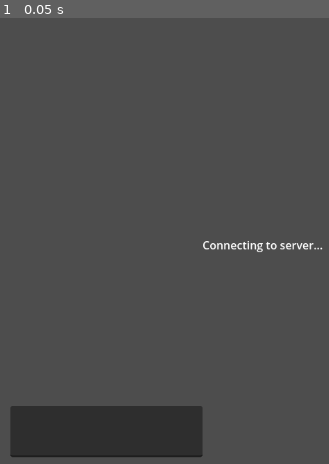
Above: before the commit, frame 1.
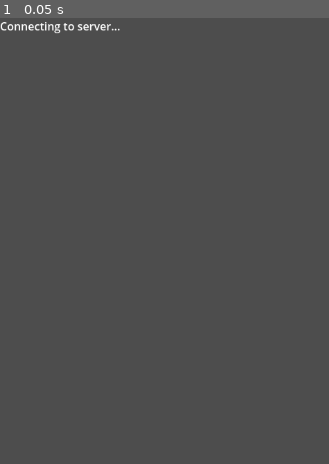
Above: after the commit, the same moment.

Repository: GuruOrGoru/mmo
Game: Godot game, scene res://main.tscn
Two runs of this game, one before a commit and one after it. Both use one fixed random seed, a clock stepped at 60 frames per second and the inputs below.
Inputs:
- Up to frame 1 (0.05 s): no input

The runs differ from the first frame. In frame 1, 7.3% of the frame differs, in the area x 0-98%, y 0-99%.

Commit message:
Add state management on both client and server

Diff:
--- /dev/null
+++ b/client/game_manager.gd
@@ -0,0 +1,24 @@
+extends Node
+
+enum State {
+	ENTERED,
+	INGAME,
+}
+
+var _state_scenes: Dictionary[State, String] = {
+	State.ENTERED: "res://states/entered/entered.tscn",
+	State.INGAME: "res://states/ingame/ingame.tscn",
+}
+
+var client_id: int
+var _current_scene_root: Node
+
+# Setting state inside the client
+func set_state(state: State) -> void:
+	if _current_scene_root != null:
+		_current_scene_root.queue_free()
+
+	var scene: PackedScene = load(_state_scenes[state])
+
+	_current_scene_root = scene.instantiate()
+	add_child(_current_scene_root)
--- a/client/main.gd
+++ b/client/main.gd
@@ -1,45 +1,4 @@
 extends Node
 
-const packets := preload("res://packets.gd")
-@onready var _log: Log = $Log
-@onready var _line_edit: LineEdit = $LineEdit
-
 func _ready() -> void:
-	WS.connected_to_server.connect(_on_ws_connected_to_server)
-	WS.connection_closed.connect(_on_ws_connection_closed)
-	WS.packet_received.connect(_on_ws_packet_received)
-	_line_edit.text_submitted.connect(_on_line_edit_text_submitted)
-	_log.info("Connecting to server...")
-	WS.connect_to_url("ws://127.0.0.1:8414/ws")
-
-func _on_ws_connected_to_server() -> void:
-	_log.success("Connected Succesfully!")
-
-func _on_ws_connection_closed() -> void:
-	_log.warning("Connection closed")
-
-func _on_ws_packet_received(packet: packets.Packet) -> void:
-	var sender_id := packet.get_sender_id()
-	if packet.has_id_msg():
-		_handle_id_msg(sender_id, packet.get_id_msg())
-	elif packet.has_chat_msg():
-		_handle_chat_msg(sender_id, packet.get_chat_msg())
-
-func _handle_id_msg(sender_id: int, id_msg: packets.IdMessage) -> void:
-	var client_id := id_msg.get_id()
-	_log.info("Received client ID: %d" % client_id)
-
-func _handle_chat_msg(sender_id: int, chat_msg: packets.ChatMessage) -> void:
-	_log.chat("Client %d" % sender_id, chat_msg.get_msg())
-
-func _on_line_edit_text_submitted(text: String) -> void:
-	var packet := packets.Packet.new()
-	var chat_msg := packet.new_chat_msg()
-	chat_msg.set_msg(text)
-
-	var err := WS.send(packet)
-	if err:
-		_log.error("Error sending chat message")
-	else:
-		_log.chat("You", text)
-	_line_edit.text = ""
+	GameManager.set_state(GameManager.State.ENTERED)
--- a/client/main.tscn
+++ b/client/main.tscn
@@ -1,7 +1,6 @@
-[gd_scene load_steps=3 format=3 uid="uid://do723hs613s4o"]
+[gd_scene load_steps=2 format=3 uid="uid://do723hs613s4o"]
 
 [ext_resource type="Script" uid="uid://cyrbc6yxt03a4" path="res://main.gd" id="1_ig7tw"]
-[ext_resource type="Script" uid="uid://c8bxtyf0f5gc0" path="res://classes/logs/log.gd" id="2_0xm2m"]
 
 [node name="Main" type="Control"]
 layout_mode = 3
@@ -12,19 +11,3 @@
 grow_horizontal = 2
 grow_vertical = 0
 script = ExtResource("1_ig7tw")
-
-[node name="Log" type="RichTextLabel" parent="."]
-layout_mode = 0
-offset_left = 292.0
-offset_top = -332.0
-offset_right = 1123.0
-offset_bottom = -37.0
-script = ExtResource("2_0xm2m")
-metadata/_custom_type_script = "uid://c8bxtyf0f5gc0"
-
-[node name="LineEdit" type="LineEdit" parent="."]
-layout_mode = 0
-offset_left = 15.0
-offset_top = -88.0
-offset_right = 292.0
-offset_bottom = -14.0
--- a/client/project.godot
+++ b/client/project.godot
@@ -19,6 +19,7 @@
 [autoload]
 
 WS="*res://ws_client.gd"
+GameManager="*res://game_manager.gd"
 
 [display]
 
@@ -26,7 +27,7 @@
 
 [editor_plugins]
 
-enabled=PackedStringArray("res://addons/protobuf/plugin.cfg")
+enabled=PackedStringArray("res://addons/protobuf/plugin.cfg", "res://addons/wakatime/plugin.cfg")
 
 [rendering]
 
--- /dev/null
+++ b/client/states/entered/entered.gd
@@ -0,0 +1,26 @@
+extends Node
+
+const packets := preload("res://packets.gd")
+@onready var _log: Log = $UI/Log
+
+func _ready() -> void:
+	WS.connected_to_server.connect(_on_ws_connected_to_server)
+	WS.connection_closed.connect(_on_ws_connection_closed)
+	WS.packet_received.connect(_on_ws_packet_received)
+	_log.info("Connecting to server...")
+	WS.connect_to_url("ws://127.0.0.1:8414/ws")
+
+func _on_ws_connected_to_server() -> void:
+	_log.success("Connected Succesfully!")
+
+func _on_ws_connection_closed() -> void:
+	_log.warning("Connection closed")
+
+func _on_ws_packet_received(packet: packets.Packet) -> void:
+	var sender_id := packet.get_sender_id()
+	if packet.has_id_msg():
+		_handle_id_msg(sender_id, packet.get_id_msg())
+
+func _handle_id_msg(sender_id: int, id_msg: packets.IdMessage) -> void:
+	GameManager.client_id = id_msg.get_id()
+	GameManager.set_state(GameManager.State.INGAME)
--- /dev/null
+++ b/client/states/entered/entered.tscn
@@ -0,0 +1,18 @@
+[gd_scene load_steps=3 format=3 uid="uid://dh5d8gsduaat7"]
+
+[ext_resource type="Script" uid="uid://cd30jlyh7kea2" path="res://states/entered/entered.gd" id="1_ltgjr"]
+[ext_resource type="Script" uid="uid://c8bxtyf0f5gc0" path="res://classes/logs/log.gd" id="2_cjx30"]
+
+[node name="Entered" type="Node"]
+script = ExtResource("1_ltgjr")
+
+[node name="UI" type="CanvasLayer" parent="."]
+
+[node name="Log" type="RichTextLabel" parent="UI"]
+anchors_preset = 15
+anchor_right = 1.0
+anchor_bottom = 1.0
+grow_horizontal = 2
+grow_vertical = 2
+script = ExtResource("2_cjx30")
+metadata/_custom_type_script = "uid://c8bxtyf0f5gc0"
--- /dev/null
+++ b/client/states/ingame/ingame.gd
@@ -0,0 +1,36 @@
+extends Node
+
+const packets := preload("res://packets.gd")
+@onready var _log: Log = $UI/Log
+@onready var _line_edit: LineEdit = $UI/LineEdit
+
+
+func _ready() -> void:
+	WS.connection_closed.connect(_on_ws_connection_closed)
+	WS.packet_received.connect(_on_ws_packet_received)
+	_line_edit.text_submitted.connect(_on_line_edit_text_submitted)
+
+func _on_ws_connection_closed() -> void:
+	_log.warning("Connection closed")
+
+func _on_ws_packet_received(packet: packets.Packet) -> void:
+	var sender_id := packet.get_sender_id()
+	if packet.has_chat_msg():
+		_handle_chat_msg(sender_id, packet.get_chat_msg())
+
+
+func _handle_chat_msg(sender_id: int, chat_msg: packets.ChatMessage) -> void:
+	_log.chat("Client %d" % sender_id, chat_msg.get_msg())
+
+
+func _on_line_edit_text_submitted(text: String) -> void:
+	var packet := packets.Packet.new()
+	var chat_msg := packet.new_chat_msg()
+	chat_msg.set_msg(text)
+
+	var err := WS.send(packet)
+	if err:
+		_log.error("Error sending chat message")
+	else:
+		_log.chat("You", text)
+	_line_edit.text = ""
--- /dev/null
+++ b/client/states/ingame/ingame.tscn
@@ -0,0 +1,32 @@
+[gd_scene load_steps=3 format=3 uid="uid://syj0gdd0lnao"]
+
+[ext_resource type="Script" uid="uid://0m60q35fe1p1" path="res://states/ingame/ingame.gd" id="1_0uskn"]
+[ext_resource type="Script" uid="uid://c8bxtyf0f5gc0" path="res://classes/logs/log.gd" id="2_q22go"]
+
+[node name="Ingame" type="Node"]
+script = ExtResource("1_0uskn")
+
+[node name="UI" type="CanvasLayer" parent="."]
+
+[node name="LineEdit" type="LineEdit" parent="UI"]
+anchors_preset = 2
+anchor_top = 1.0
+anchor_bottom = 1.0
+offset_left = 9.0
+offset_top = -54.0
+offset_right = 362.0
+offset_bottom = -23.0
+grow_vertical = 0
+
+[node name="Log" type="RichTextLabel" parent="UI"]
+anchors_preset = 3
+anchor_left = 1.0
+anchor_top = 1.0
+anchor_right = 1.0
+anchor_bottom = 1.0
+offset_left = -754.0
+offset_top = -326.0
+grow_horizontal = 0
+grow_vertical = 0
+script = ExtResource("2_q22go")
+metadata/_custom_type_script = "uid://c8bxtyf0f5gc0"
Not shown, added: client/addons/wakatime/api_key_prompt.tscn
Not shown, added: client/addons/wakatime/heartbeat.gd
Not shown, added: client/addons/wakatime/heartbeat.gd.uid
Not shown, added: client/addons/wakatime/plugin.cfg
Not shown, added: client/addons/wakatime/wakatime.gd
Not shown, added: client/addons/wakatime/wakatime.gd.uid
Not shown, added: client/game_manager.gd.uid
Not shown, added: client/states/entered/entered.gd.uid
Not shown, added: client/states/ingame/ingame.gd.uid
Not shown, added: client/.wakatime-project
Not shown, added: client/addons/wakatime/.gitignore
Not shown, changed: server/cmd/main.go
(and 3 more such lines)
